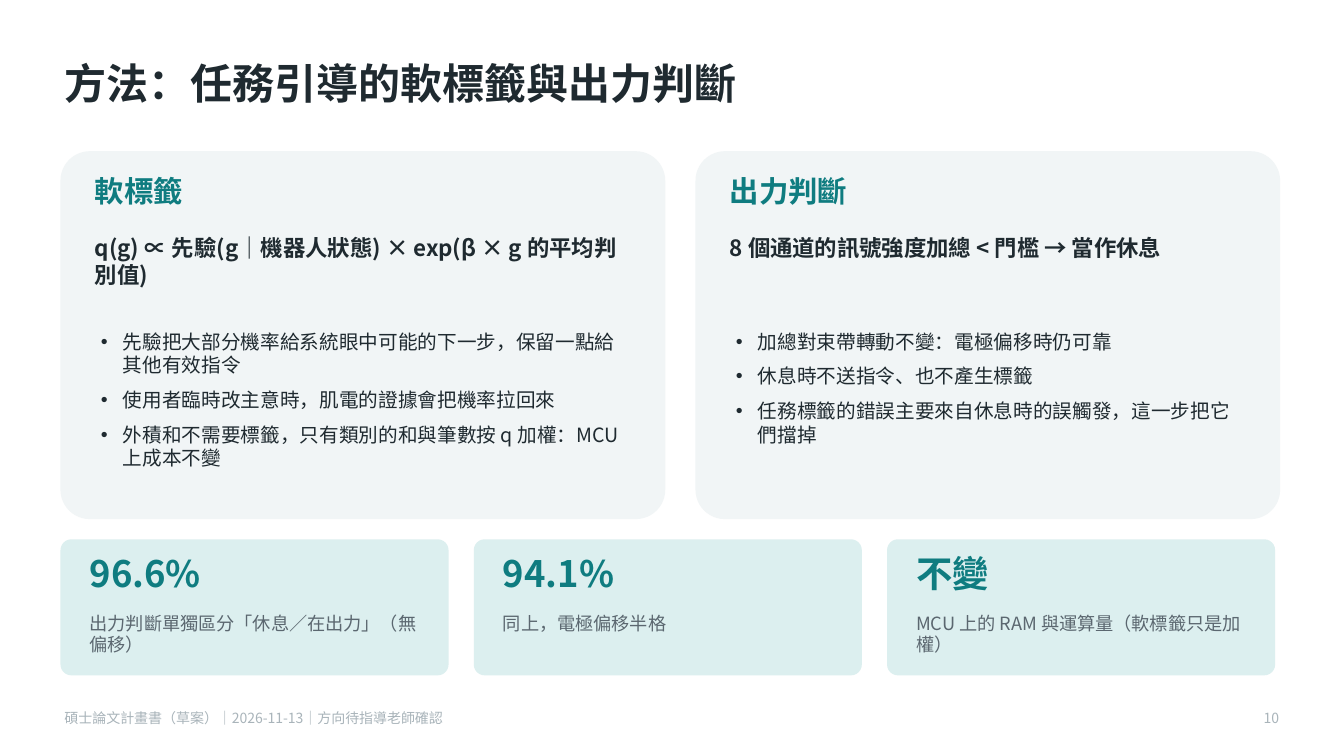
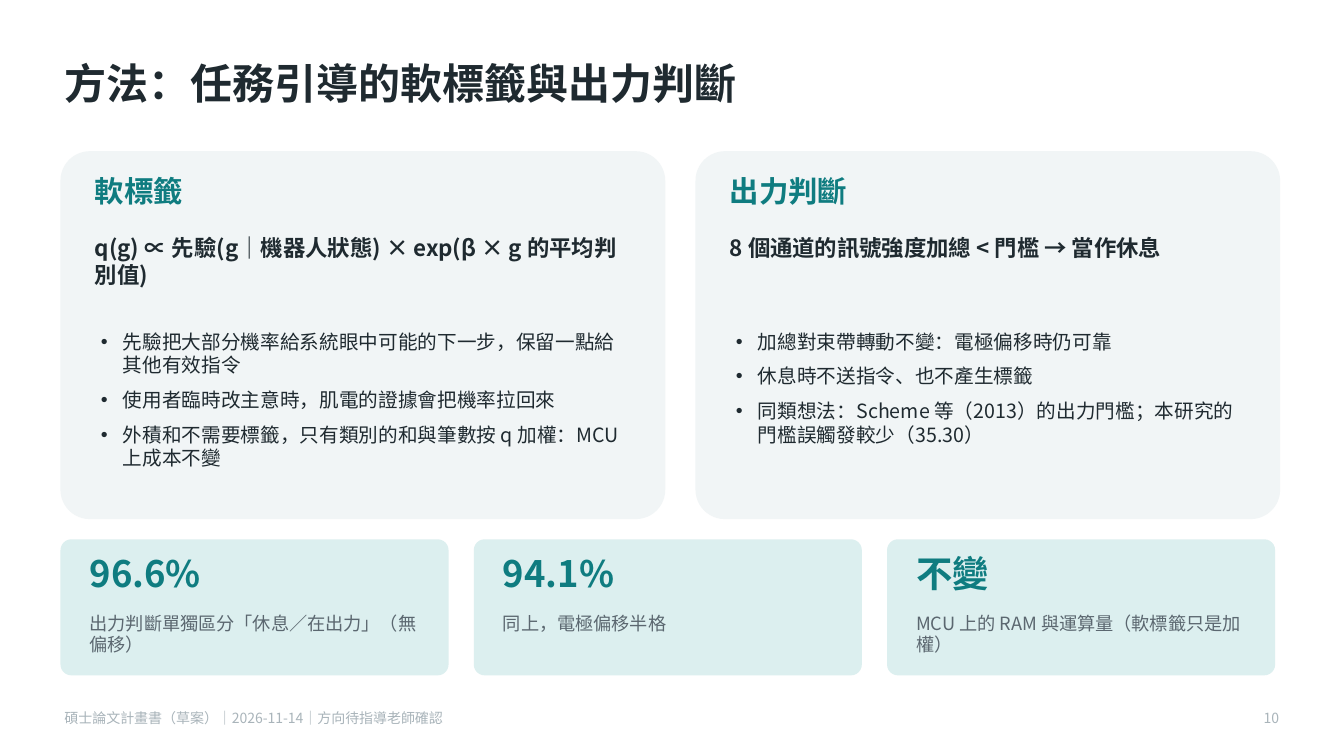
Before and after one commit to momotoofurry/pppp, a slide deck: slide 10 of docs/thesis/碩論計畫書.pptx. Drawn at 1344x756 pixels with LibreOffice and Linux fonts; fonts in the diff are those of the drawing. Boxes give left, top, right and bottom in pixels: in the first picture for what was removed or moved away, otherwise in the second. Text is boxed around its words. In the diff, an @@ line names an element or a change of style, - is before the commit and + after.

```diff
--- a/docs/thesis/碩論計畫書.pptx
+++ b/docs/thesis/碩論計畫書.pptx
@@ text at (x1=758, y1=401, x2=1233, y2=444): text changed @@
-• 任務標籤的錯誤主要來自休息時的誤觸發，這一步把它們擋掉
+• 同類想法：Scheme 等（2013）的出力門檻；本研究的門檻誤觸發較少（35.30）
@@ text at (x1=64, y1=711, x2=442, y2=724): text changed @@
-碩士論文計畫書（草案）｜2026-11-13｜方向待指導老師確認
+碩士論文計畫書（草案）｜2026-11-14｜方向待指導老師確認
```
Also in this commit, not shown: 20 other slides changed, 6 slides added, 42 other files.
